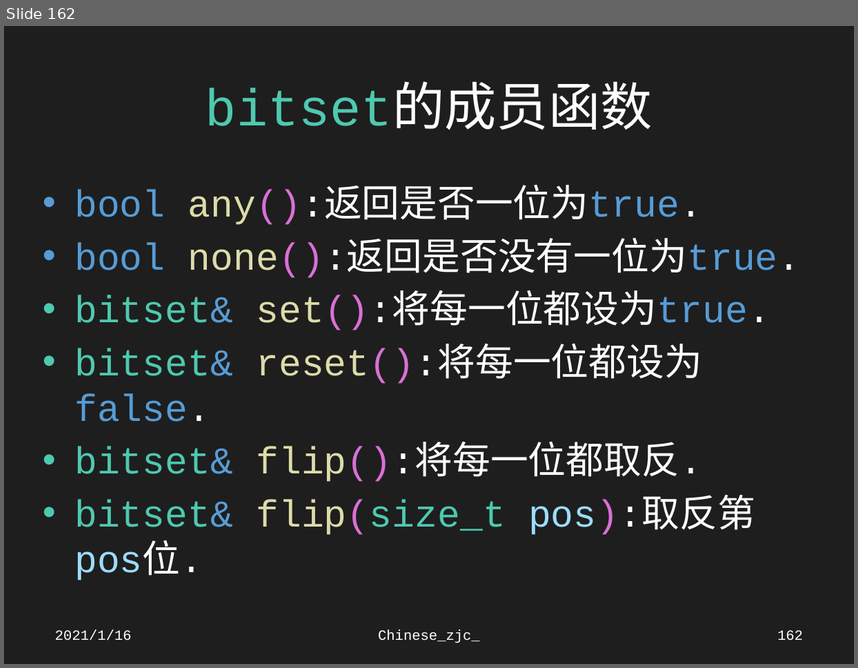
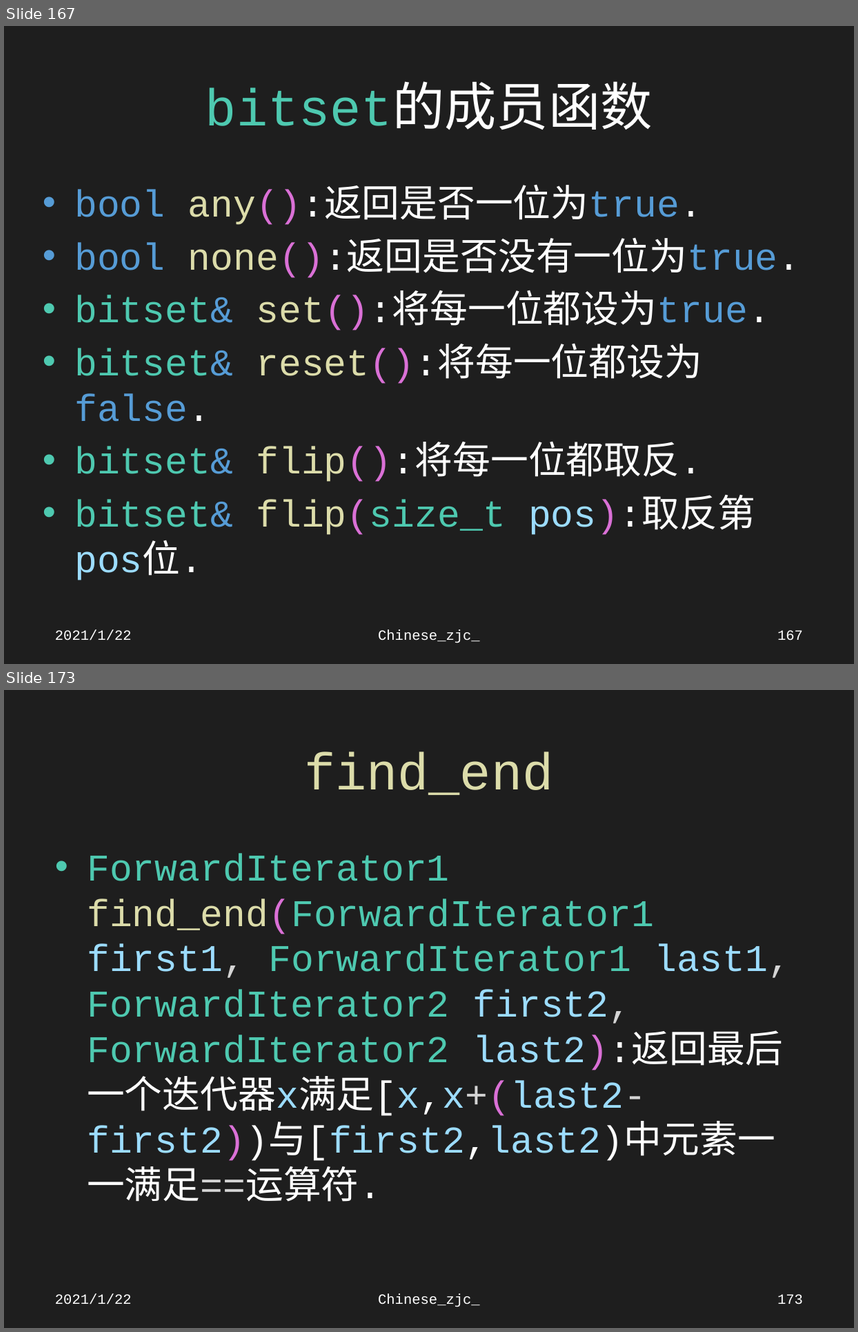
Before and after one commit to Chinesezjc/Solved-Problems, a slide deck: STL.pptx. Shown one above the other, each under a label of ours: slide 162 before the commit, slides 167 and 173 after it; the slides between them are not shown. The pictures are 858x668 and 858x1332 pixels, drawn with LibreOffice and Linux fonts; fonts in the diff are those of the drawing. Boxes give left, top, right and bottom in pixels: in the first picture for what was removed or moved away, otherwise in the second. Text is boxed around its words. In the diff, an @@ line names an element or a change of style, - is before the commit and + after.

Commit message:
Chinese_zjc_

```diff
--- a/STL.pptx
+++ b/STL.pptx
@@ slide 173 added at [4, 690, 854, 1328], background #1E1E1E @@
@@ title added at [304, 751, 553, 795], 44 pt, text #DCDCAA @@
+find_end
@@ text added at [87, 854, 791, 1201], 32 pt, text #4EC9B0 @@
+• ForwardIterator1 find_end(ForwardIterator1 first1, ForwardIterator1 last1, ForwardIterator2 first2, ForwardIterator2 last2):返回最后一个迭代器x满足[x,x+(last2-first2))与[first2,last2)中元素一一满足==运算符.
@@ text added at [55, 1293, 132, 1304], 12 pt, text #FFFFFF @@
+2021/1/22
@@ text added at [378, 1293, 480, 1307], 12 pt, text #FFFFFF @@
+Chinese_zjc_
@@ page number added at [777, 1294, 803, 1303], 12 pt, text #FFFFFF @@
+173
@@ what was slide 162 is now slide 167 @@
@@ slide 167 changed as well @@
@@ text at [55, 629, 132, 640]: text changed @@
-2021/1/16
+2021/1/22
@@ page number at [777, 630, 803, 639]: text changed @@
-162
+167
```
Also in this commit, not shown: 163 other slides changed, 85 other slides added, 42 other files.
